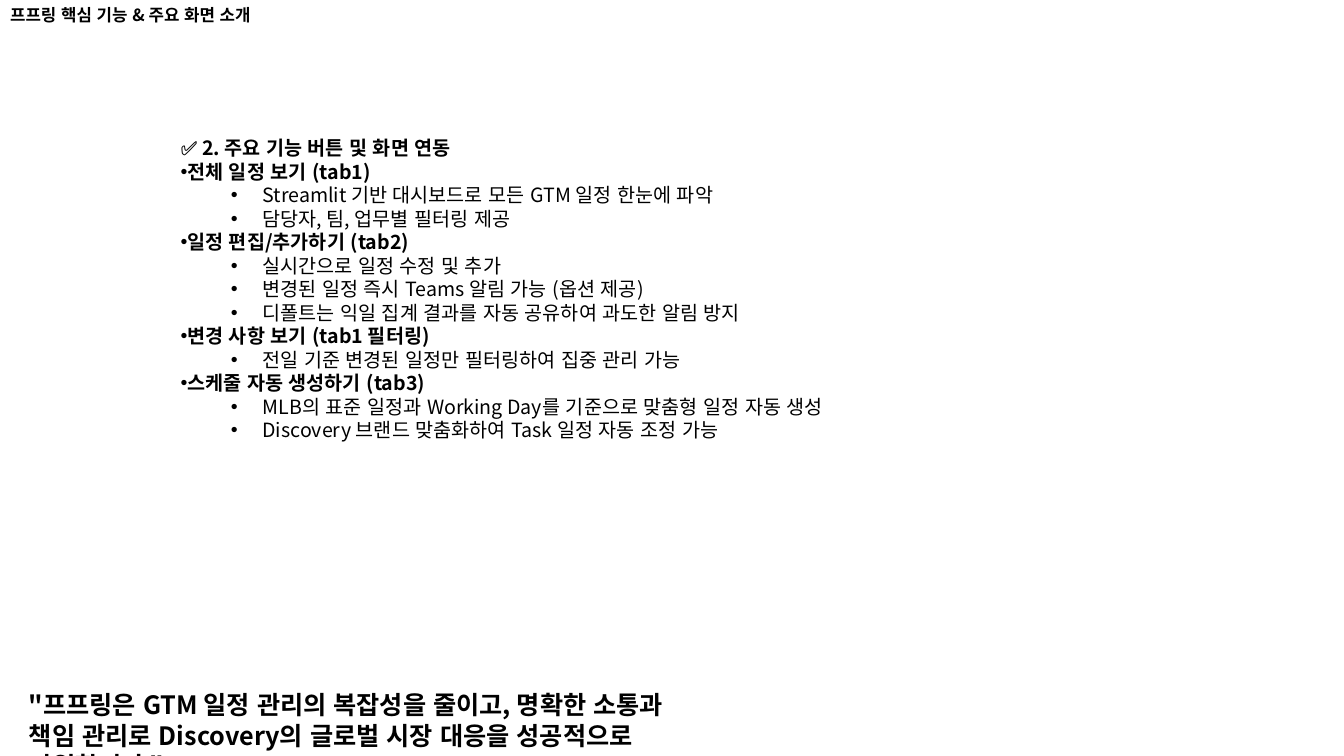
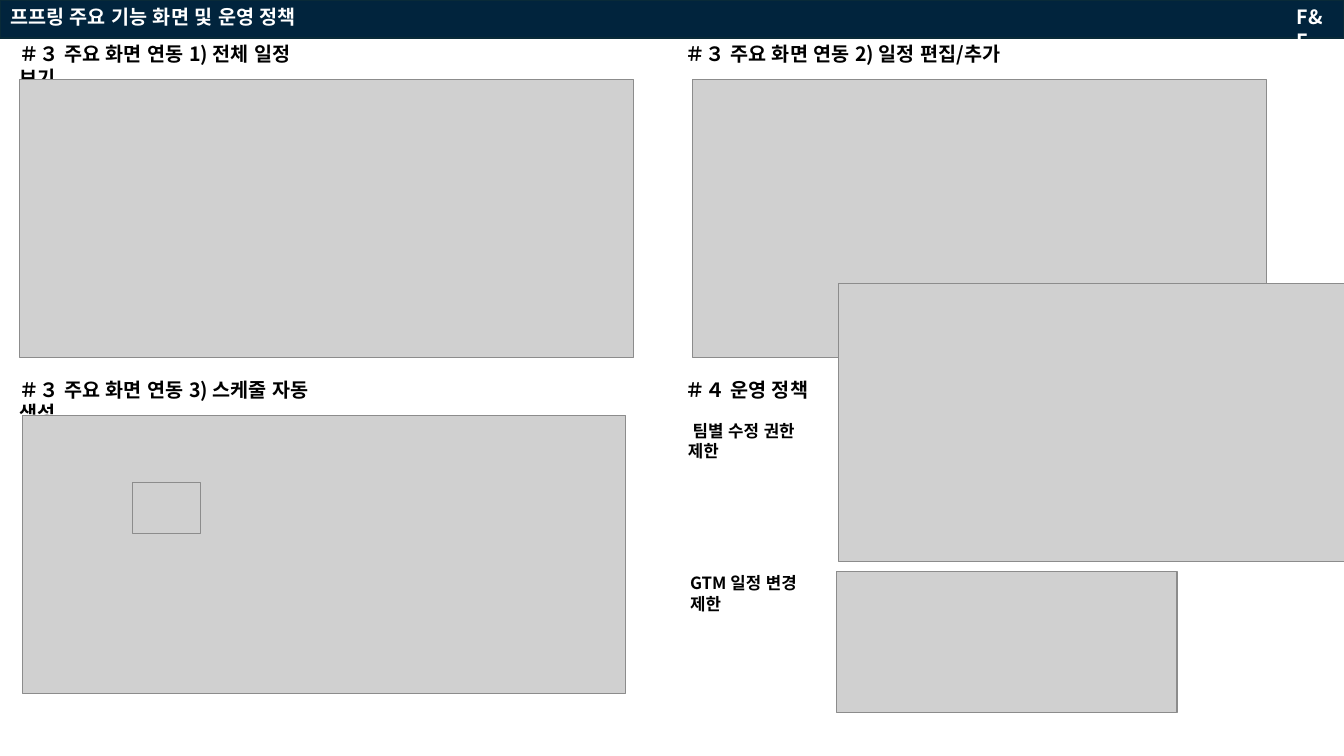
Before and after one commit to guangyean/gtm-alert-bot, a slide deck: slide 8 of 프프링🔔.pptx (slide 7 before the commit). Drawn at 1344x756 pixels with LibreOffice and Linux fonts; fonts in the diff are those of the drawing; grey boxes stand for pictures. Boxes give left, top, right and bottom in pixels: in the first picture for what was removed or moved away, otherwise in the second. Text is boxed around its words. In the diff, an @@ line names an element or a change of style, - is before the commit and + after.

```diff
--- a/프프링🔔.pptx
+++ b/프프링🔔.pptx
@@ rectangle added at [0,0,1344,38], fill #01243D, outline #092A39 1.5 pt @@
@@ text at [10,7,296,26]: text changed; size 12 to 14 pt; text colour #000000 to #FFFFFF @@
-프프링 핵심 기능 & 주요 화면 소개
+프프링 주요 기능 화면 및 운영 정책
@@ text added at [1297,9,1323,39], 14 pt, text #FFFFFF, bold @@
+F&F
@@ text added at [19,44,290,90], 14 pt, text #000000, bold @@
+＃３ 주요 화면 연동 1) 전체 일정 보기
@@ text added at [686,44,1000,65], 14 pt, text #000000, bold @@
+＃３ 주요 화면 연동 2) 일정 편집/추가
@@ picture added at [19,80,633,358] @@
@@ picture added at [693,80,1267,358] @@
@@ text removed at [187,138,823,442] @@
-✅ 2. 주요 기능 버튼 및 화면 연동
-• 전체 일정 보기 (tab1)
-  • Streamlit 기반 대시보드로 모든 GTM 일정 한눈에 파악
-  • 담당자, 팀, 업무별 필터링 제공
-• 일정 편집/추가하기 (tab2)
-  • 실시간으로 일정 수정 및 추가
-  • 변경된 일정 즉시 Teams 알림 가능 (옵션 제공)
-  • 디폴트는 익일 집계 결과를 자동 공유하여 과도한 알림 방지
-• 변경 사항 보기 (tab1 필터링)
-  • 전일 기준 변경된 일정만 필터링하여 집중 관리 가능
-• 스케줄 자동 생성하기 (tab3)
-  • MLB의 표준 일정과 Working Day를 기준으로 맞춤형 일정 자동 생성
-  • Discovery 브랜드 맞춤화하여 Task 일정 자동 조정 가능
@@ picture added at [838,283,1344,562] @@
@@ text added at [19,380,308,426], 14 pt, text #000000, bold @@
+＃３ 주요 화면 연동 3) 스케줄 자동 생성
@@ text added at [686,380,808,399], 14 pt, text #000000, bold @@
+＃４ 운영 정책
@@ picture added at [22,415,626,694] @@
@@ text added at [688,423,795,459], 12 pt, text #000000, bold @@
+팀별 수정 권한 제한
@@ picture added at [132,482,200,533] @@
@@ text added at [690,575,797,612], 12 pt, text #000000, bold @@
+GTM 일정 변경 제한
@@ picture added at [837,572,1178,713] @@
@@ text removed at [29,692,664,751] @@
-"프프링은 GTM 일정 관리의 복잡성을 줄이고, 명확한 소통과 책임 관리로 Discovery의 글로벌 시장 대응을 성공적으로 지원합니다."
```
Also in this commit, not shown: 8 other slides changed, 2 slides added, 1 slide removed, 6 other files.
